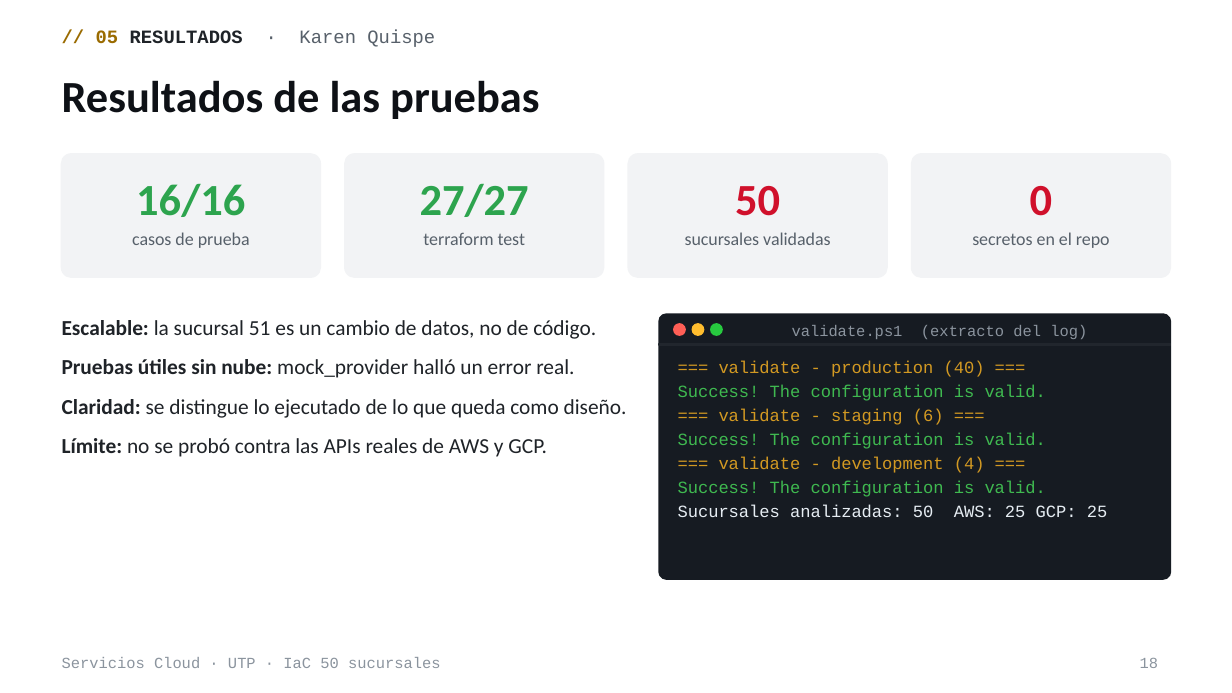
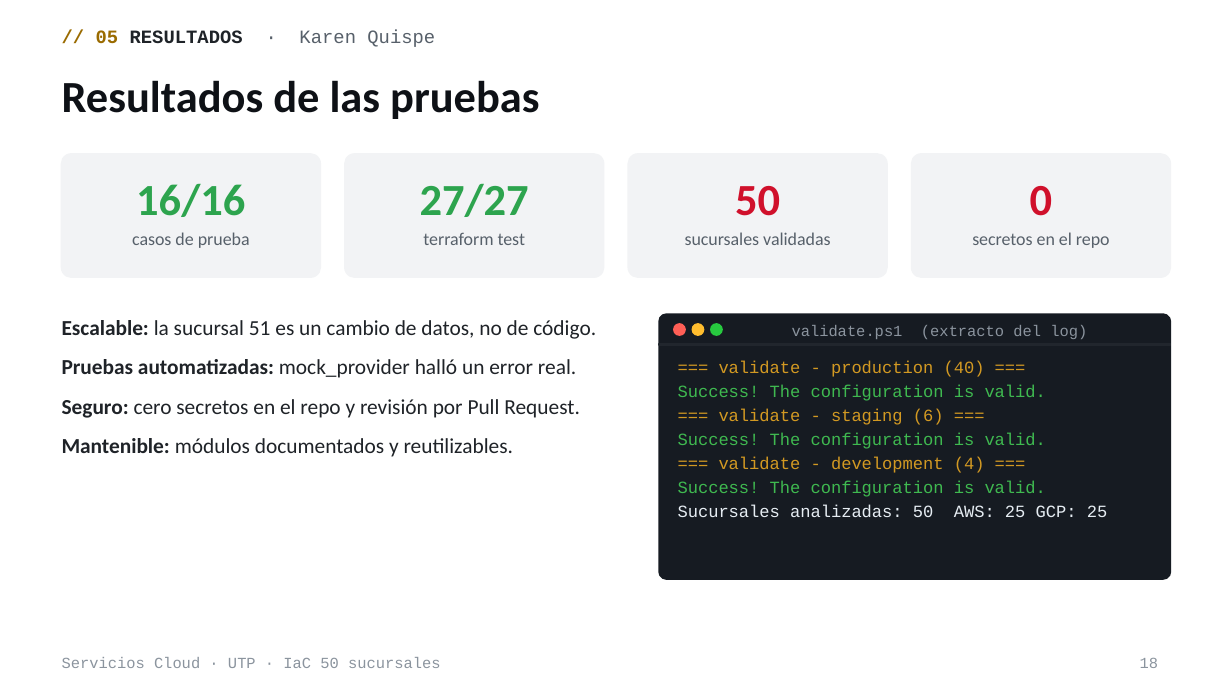
Before and after one commit to ThiagoIcochea/ServiciosCloudIAC, a slide deck: slide 18 of docs/academic/Sustentacion-IaC-50-Sucursales.pptx. Drawn at 1232x693 pixels with LibreOffice and Linux fonts; fonts in the diff are those of the drawing. Boxes give left, top, right and bottom in pixels: in the first picture for what was removed or moved away, otherwise in the second. Text is boxed around its words. In the diff, an @@ line names an element or a change of style, - is before the commit and + after.

```diff
--- a/docs/academic/Sustentacion-IaC-50-Sucursales.pptx
+++ b/docs/academic/Sustentacion-IaC-50-Sucursales.pptx
@@ text at bbox=[62, 359, 580, 457]: text changed @@
-• Pruebas útiles sin nube: mock_provider halló un error real.
-• Claridad: se distingue lo ejecutado de lo que queda como diseño.
-• Límite: no se probó contra las APIs reales de AWS y GCP.
+• Pruebas automatizadas: mock_provider halló un error real.
+• Seguro: cero secretos en el repo y revisión por Pull Request.
+• Mantenible: módulos documentados y reutilizables.
```
Also in this commit, not shown: 7 other slides changed.
